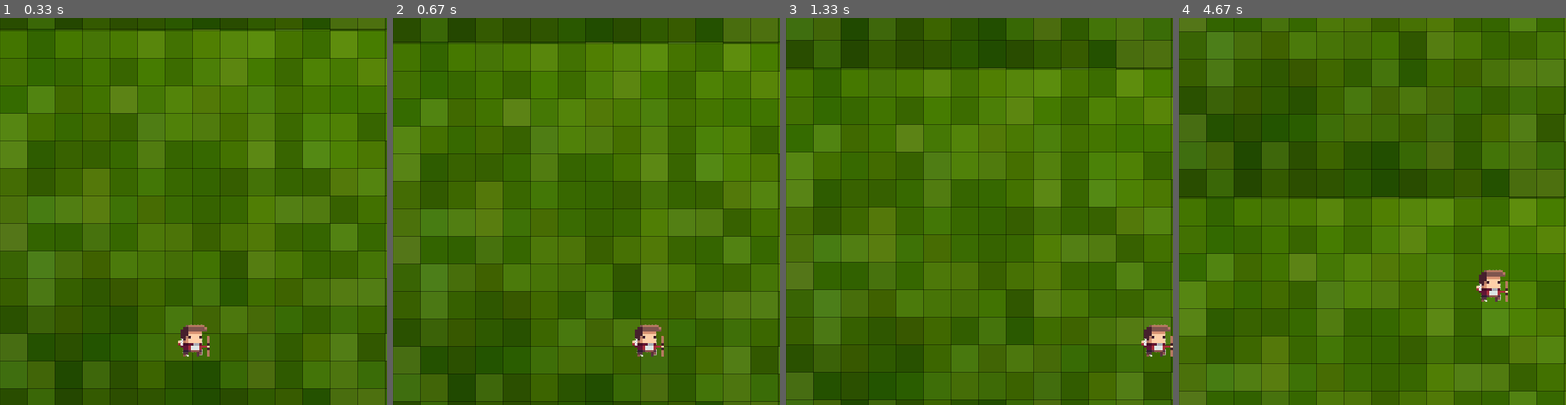
Above: before the commit, frames 1-4 (left to right).
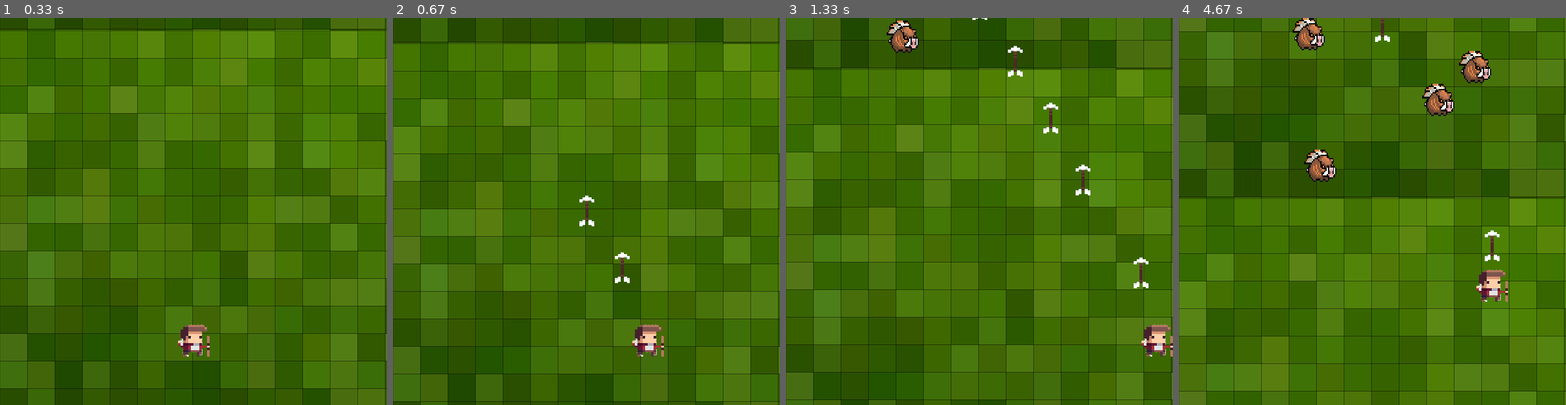
Above: after the commit, the same moments.

Repository: seita-f/2D-shooting-pygame
Game: pygame game, started from main.py
Two runs of this game, one before a commit and one after it. Both use one fixed random seed, a clock stepped at 60 frames per second and the inputs below.
Inputs:
- Up to frame 1 (0.33 s): no input
- Up to frame 2 (0.67 s): hold Z from 0.33 s (still down); hold Right from 0.33 s (still down)
- Up to frame 3 (1.33 s): release Z at 0.8 s; release Right at 0.8 s; hold Right 0.83-1.3 s; tap Z at 0.9, 1.2 s
- Up to frame 4 (4.67 s): hold Up 1.33-1.63 s; tap Z at 1.4, 1.73, 2.03, 2.23, 2.53, 2.8, 3.13, 3.43, 3.57, 3.97, 4.27, 4.63 s; hold Right 1.67-2.13 s; hold Left 2.17-2.7 s; hold Down 2.73-3.03 s; hold Left 3.07-3.47 s; hold Up 3.5-3.87 s; hold Right 3.9-4.53 s; hold Down from 4.57 s (still down)

Frame 1 is identical in both runs. In frame 2, 0.3% of the frame differs, in the area x 48-62%, y 45-69%; in frame 3, 1.0%; in frame 4, 2.3%, in the area x 29-83%, y 0-63%.

Commit message:
Shooting game version-1

Diff:
--- /dev/null
+++ b/arrow.py
@@ -0,0 +1,29 @@
+import pygame
+from settings import *
+
+
+class Arrow(pygame.sprite.Sprite):
+    def __init__(self, groups, x, y):
+        super().__init__(groups)
+
+        # Image
+        # self.image = pygame.Surface((10, 30))
+        self.pre_image = pygame.image.load(f'assets/img/bow.png')
+        self.image = pygame.transform.scale(self.pre_image, (24, 48))
+        # Debug
+        # self.image.fill(WHITE)
+        self.rect = self.image.get_rect(midbottom=(x, y))
+
+        # Move
+        self.speed = 8
+
+    def arrow_off_screen(self):
+        if self.rect.bottom < 0:
+            self.kill()
+
+    def move(self):
+        self.rect.y -= self.speed
+
+    def update(self):
+        self.move()
+        self.arrow_off_screen()
--- a/game.py
+++ b/game.py
@@ -1,6 +1,9 @@
 import pygame
 from settings import *
 from player import Player
+from monster import Monster
+from support import draw_text
+import random
 
 
 class Game:
@@ -11,26 +14,75 @@
         # Create group
         self.create_group()
 
-        # Create instance
-        player = Player(self.player_group, 300, 500)
+        # Player
+        self.player = Player(self.player_group, 300, 500, self.monster_group)
+
+        # Arrow
+        # arrow = Arrow(self.arrow_group, 50, 100)
 
         # Background
         self.bg_img = pygame.image.load('assets/img/field.png')
         self.bg_y = 0  # initial y axis
         self.scroll_speed = 1
+        self.timer = 0
+
+        # Game over
+        self.game_over = False
 
     def create_group(self):
         self.player_group = pygame.sprite.GroupSingle()
+        self.monster_group = pygame.sprite.Group()
+        self.arrow_group = pygame.sprite.Group()
+
+    def create_monsters(self):
+        self.timer += 1
+        if self.timer > 50:
+            monster = Monster(self.monster_group, random.randint(50, 550), 0, self.player.arrow_group)
+            self.timer = 0
 
     def scroll_bg(self):
         self.bg_y = (self.bg_y + self.scroll_speed) % screen_height
         self.screen.blit(self.bg_img, (0, self.bg_y - screen_height))
         self.screen.blit(self.bg_img, (0, self.bg_y))
 
+    def disp_game_over(self):
+        if len(self.player_group) == 0:
+            self.game_over = True
+            draw_text(self.screen, "Game Over", screen_width // 2, screen_height // 2, 75, RED)
+            draw_text(self.screen, "press RETURN to restart", screen_width // 2, screen_height // 2 + 100, 50, RED)
+
+    def reset(self):
+        key = pygame.key.get_pressed()
+
+        # y-axis move
+        if key[pygame.K_RETURN] and self.game_over:
+            self.player = Player(self.player_group, 300, 500, self.monster_group)
+            self.monster_group.empty()
+            self.game_over = False
+            # Debug
+            print("Game is reset")
+
     def run(self):
         # self.screen.blit(self.bg_img, (0, 0))
         self.scroll_bg()
 
-        # Draw group
+        # Generate monster
+        self.create_monsters()
+
+        # Draw Player
         self.player_group.draw(self.screen)
         self.player_group.update()
+
+        # Draw Monster
+        self.monster_group.draw(self.screen)
+        self.monster_group.update()
+
+        # Draw arrow
+        self.arrow_group.draw(self.screen)
+        self.arrow_group.update()
+
+        # Game over
+        self.disp_game_over()
+
+        # Reset game
+        self.reset()
--- /dev/null
+++ b/monster.py
@@ -0,0 +1,77 @@
+import pygame
+from settings import *
+from arrow import Arrow
+import random
+
+class Monster(pygame.sprite.Sprite):
+    def __init__(self, groups, x, y, arrow_group):
+        super().__init__(groups)
+
+        # Group
+        self.arrow_group = arrow_group
+
+        # Image
+        self.image = pygame.Surface((50, 50))
+        # Debug
+        # self.image.fill(BLUE)
+        self.image_list = []
+        for i in range(2):
+            image = pygame.image.load(f'assets/img/monster{i}.png')
+            self.image_list.append(image)
+
+        self.index = 0  # 0-Right, 1-Left
+        self.pre_image = self.image_list[self.index]
+        self.image = pygame.transform.scale(self.pre_image, (50, 50))
+        self.rect = self.image.get_rect(center=(x, y))
+
+        # Move
+        # just y direction
+        # self.direction = pygame.math.Vector2((0, 1))
+
+        # x and y direction
+        move_list = [-1, 1]
+        self.direction = pygame.math.Vector2((random.choice(move_list), 1))
+        self.speed = 1
+        self.timer = 0
+
+        # HP
+        self.health = 3
+        self.alive = True
+
+    def update_image(self):
+        self.pre_image = self.image_list[self.index]
+        self.image = pygame.transform.scale(self.pre_image, (50, 50))
+
+    def move(self):
+        # Moving zigzag
+        self.timer += 1
+        if self.timer > 80:
+            self.direction.x *= -1
+            self.timer = 0
+
+        self.rect.y += self.direction.y * self.speed
+        self.rect.x += self.direction.x * self.speed
+
+    def check_off_screen(self, direction):
+        # remove monster who goes out of the screen
+        if self.rect.top > screen_height:
+            self.kill()
+
+    def collision_arrow(self):
+        for arrow in self.arrow_group:
+            if self.rect.colliderect(arrow.rect):
+                arrow.kill()
+                self.health -= 1
+
+        if self.health <= 0:
+            self.alive = False
+
+    def check_death(self):
+        if self.alive == False:
+            self.kill()
+
+    def update(self):
+        self.move()
+        self.update_image()
+        self.collision_arrow()
+        self.check_death()
--- a/player.py
+++ b/player.py
@@ -1,11 +1,19 @@
 import pygame
 from settings import *
+from monster import Monster
+from arrow import Arrow
 
 
 class Player(pygame.sprite.Sprite):
 
-    def __init__(self, groups, x, y):
+    def __init__(self, groups, x, y, monster_group):
         super().__init__(groups)
+
+        # Game screen
+        self.screen = pygame.display.get_surface()
+
+        # Enemy group
+        self.monster_group = monster_group
 
         # Image
         self.image = pygame.Surface((50, 50))
@@ -26,6 +34,15 @@
         # Move
         self.direction = pygame.math.Vector2()
         self.speed = 5
+
+        # Arrow group
+        self.arrow_group = pygame.sprite.Group()
+
+        # default arrow
+        self.shoot = False
+        self.timer = 0
+        self.health = 1
+        self.alive = True
 
     def input(self):
         key = pygame.key.get_pressed()
@@ -48,6 +65,30 @@
         else:
             self.direction.x = 0
             self.index = 0
+
+        # Z key (arrow)
+        if key[pygame.K_z] and self.shoot == False:
+            arrow = Arrow(self.arrow_group, self.rect.centerx, self.rect.top)
+            self.shoot = True
+
+    def cooldown_arrow(self):
+        if self.shoot:
+            self.timer += 1
+        if self.timer > 10:
+            self.shoot = False
+            self.timer = 0
+
+    def collision_monster(self):
+        for monster in self.monster_group:
+            if self.rect.colliderect(monster.rect):
+                self.health -= 1
+
+        if self.health <= 0:
+            self.alive = False
+
+    def check_death(self):
+        if self.alive == False:
+            self.kill()
 
     def move(self):
 
@@ -84,3 +125,11 @@
         self.update_image()
         # Debug
         # print(self.direction)
+
+        # Draw group and update
+        self.arrow_group.draw(self.screen)
+        self.arrow_group.update()
+        self.cooldown_arrow()
+
+        self.collision_monster()
+        self.check_death()
--- /dev/null
+++ b/support.py
@@ -0,0 +1,9 @@
+import pygame
+
+
+def draw_text(screen, txt, x, y, size, color):
+    font = pygame.font.Font(None, size)
+    surface = font.render(txt, True, color)
+    x = x - surface.get_width() / 2
+    y = y - surface.get_height() / 2
+    screen.blit(surface, (x, y))
Binary file added: assets/img/bow.png
Binary file added: assets/img/monster0.png
Binary file added: assets/img/monster1.png
